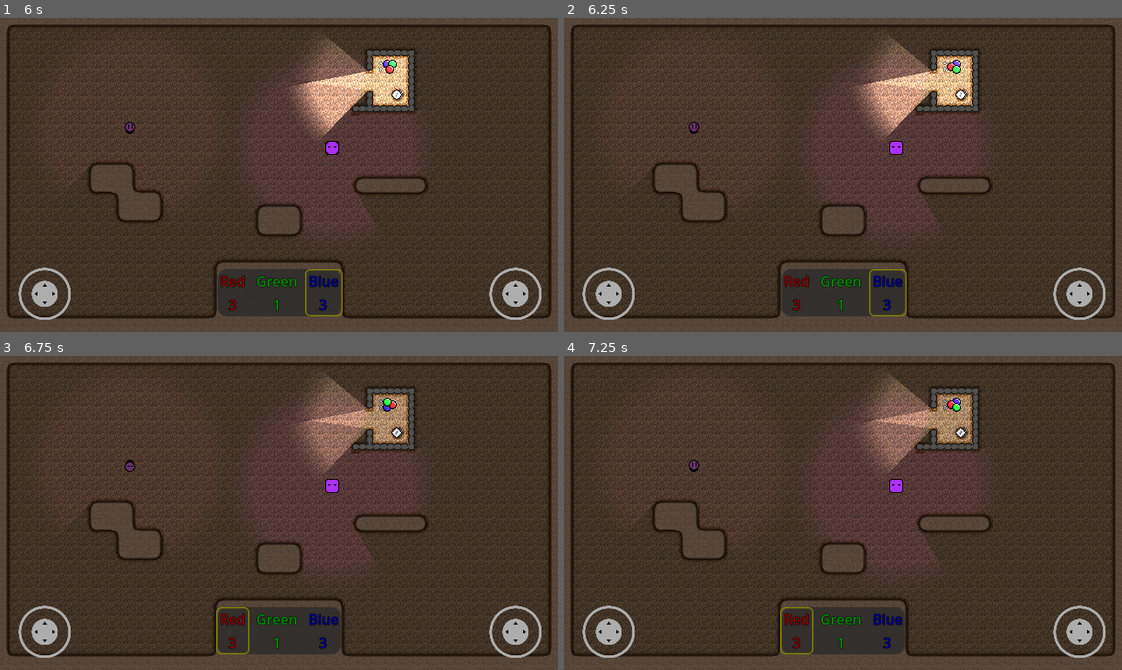
Above: before the commit, frames 1-4 (two rows, left to right).
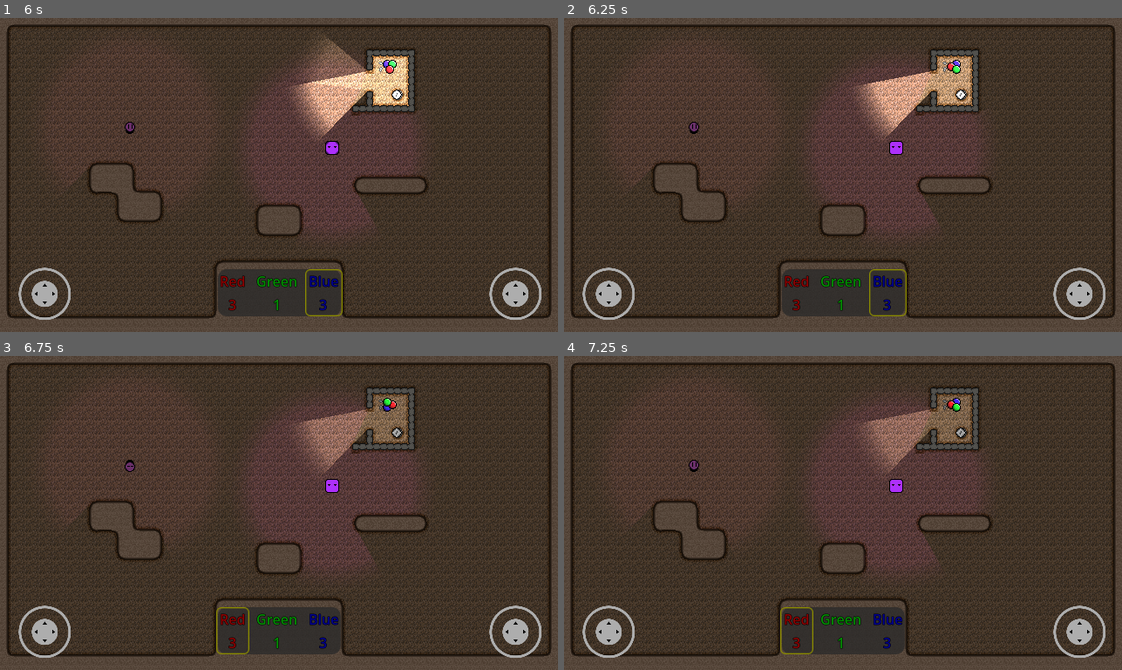
Above: after the commit, the same moments.

Repository: Degenerate-Games/shadows-below
Game: Godot game, scene res://scenes/levels/sprite_Test.tscn
Same seed, same stepped clock (60 frames per second), same inputs: the game is played once before the commit and once after it. This scene is started directly instead of the project's main scene.
Inputs (mouse positions are in pixels of both pictures, inside the frame that each line leads up to):
- Up to frame 1 (6 s): move the mouse to (251, 237) at 0.52 s; hold I (mixing_ui_up) 0.53-1.25 s; click (251, 237) at 0.67 s; tap Enter at 1.25 s; drag from (446, 222) to (390, 68) at 1.27 s; move the mouse to (111, 127) at 2.02 s; hold J (mixing_ui_left) 2.03-2.75 s; drag from (306, 175) to (396, 93) at 2.77 s; move the mouse to (195, 96) at 3.52 s; hold K (mixing_ui_down) 3.53-4.25 s; drag from (401, 159) to (390, 68) at 4.27 s; move the mouse to (167, 190) at 5.02 s; hold I (mixing_ui_up) 5.03-5.75 s; click (167, 190) at 5.17 s; drag from (334, 105) to (167, 190) at 5.77 s
- Up to frame 2 (6.25 s): no input
- Up to frame 3 (6.75 s): move the mouse to (251, 575) at 6.52 s; hold L (mixing_ui_right) from 6.53 s (still down)
- Up to frame 4 (7.25 s): keep holding L (mixing_ui_right)

Frame 1 is identical in both runs. In frame 2, 2.0% of the frame differs, in the area x 55-74%, y 6-29%; in frame 3, 2.0%; in frame 4, 2.0%.

Commit message:
Fix key_light collision

Diff:
--- a/scenes/items/key_light.tscn
+++ b/scenes/items/key_light.tscn
@@ -18,6 +18,8 @@
 fill_from = Vector2(0.5, 0.5)
 
 [node name="KeyLight" type="Area2D"]
+collision_layer = 8
+collision_mask = 0
 script = ExtResource("1_qiyqs")
 
 [node name="Sprite2D" type="Sprite2D" parent="."]
